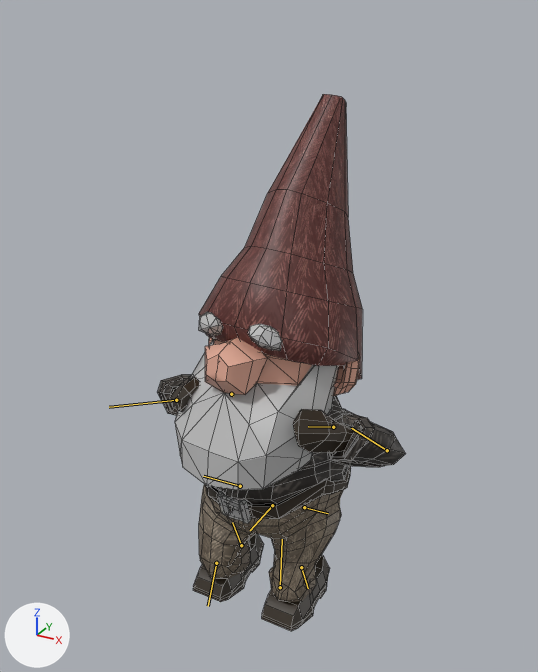
The FBX model Assets/Models/Player/PlayerRealWithAnim.fbx: old version first, new version second.
Camera for both pictures: a 50 mm camera at (0.57, -1.047, 1.057) aimed at (-0.013, 0.012, 0.528). The axes (+X, +Y, +Z) are drawn at lower left. The lights are the same throughout. Both versions are drawn at frame 522 of the action 'Take 001'; the numbers are the values there. The bones that change are drawn over the model as lines. Mesh edges are drawn as thin lines.

Names of what the first picture shows: 'TomteMeshReal:Tomte1'.
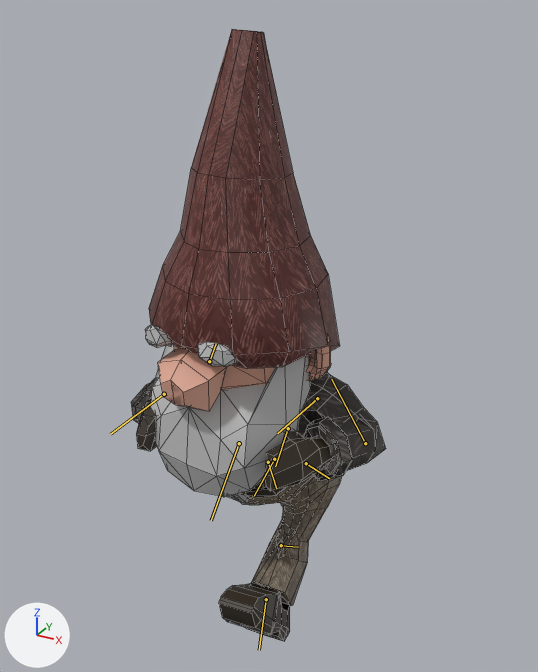
Pixel boxes [x1, y1, x2, y2] of what changed, in the pictures (538 x 672 px):
'TomteMeshReal:Tomte1', posed (14% taller): before [157, 94, 406, 631]; after [131, 29, 386, 642]
bone 'TomteRig_Hips', root to tip: before (272, 505) to (250, 530); after (274, 459) to (254, 496)
bone 'TomteRig_LeftUpLeg', root to tip: before (304, 507) to (328, 513); after (306, 463) to (329, 478)
bone 'TomteRig_LeftLeg', root to tip: before (280, 587) to (282, 539); after (281, 545) to (298, 547)
bone 'TomteRig_LeftFoot', root to tip: before (301, 567) to (308, 588); after (266, 599) to (259, 650)
bone 'TomteRig_RightUpLeg', root to tip: before (240, 486) to (203, 476); after (239, 443) to (211, 520)
bone 'TomteRig_RightLeg', root to tip: before (216, 563) to (208, 606); after (268, 462) to (276, 488)
bone 'TomteRig_RightFoot', root to tip: before (241, 545) to (232, 522); after (288, 428) to (275, 466)
bone 'TomteRig_LeftArm', root to tip: before (333, 427) to (308, 426); after (317, 398) to (277, 433)
bone 'TomteRig_LeftForeArm', root to tip: before (387, 450) to (351, 428); after (365, 443) to (331, 379)
bone 'TomteRig_RightArm', root to tip: before (231, 394) to (233, 396); after (209, 361) to (216, 343)
bone 'TomteRig_RightForeArm', root to tip: before (176, 400) to (109, 407); after (164, 394) to (110, 434)

The change in detail:
Bone 'TomteRig_Hips' (bone_tomterig_hips) moves from (-10.1, 0.0, 0.0) to (0.0, -0.8, 0.0).
Bone 'TomteRig_Hips' (bone_tomterig_hips) turns from (0, 0, 0) to (0, 0, 23) degrees about its own x, y and z.
Bone 'TomteRig_LeftUpLeg' (bone_tomterig_leftupleg) turns from (0, 0, -30) to (1, -1, -56) degrees about its own x, y and z.
Bone 'TomteRig_LeftLeg' (bone_tomterig_leftleg) turns from (-6, -4, 94) to (2, 1, -17) degrees about its own x, y and z.
Bone 'TomteRig_LeftFoot' (bone_tomterig_leftfoot) turns from (-7, -4, -63) to (3, 1, -2) degrees about its own x, y and z.
Bone 'TomteRig_RightUpLeg' (bone_tomterig_rightupleg) turns from (0, 0, -30) to (0, 0, 32) degrees about its own x, y and z.
Bone 'TomteRig_RightLeg' (bone_tomterig_rightleg) turns from (-6, -4, 94) to (3, -3, 44) degrees about its own x, y and z.
Bone 'TomteRig_RightFoot' (bone_tomterig_rightfoot) turns from (-7, -4, -63) to (-6, 8, 30) degrees about its own x, y and z.
Bone 'TomteRig_LeftArm' (bone_tomterig_leftarm) turns from (-24, 32, 2) to (-5, 10, 11) degrees about its own x, y and z.
Bone 'TomteRig_LeftForeArm' (bone_tomterig_leftforearm) turns from (0, 0, 121) to (0, 0, 109) degrees about its own x, y and z.
Bone 'TomteRig_RightArm' (bone_tomterig_rightarm) turns from (-4, 22, 43) to (0, 3, 43) degrees about its own x, y and z.
Bone 'TomteRig_RightForeArm' (bone_tomterig_rightforearm) turns from (0, 0, 100) to (0, 0, 89) degrees about its own x, y and z.
